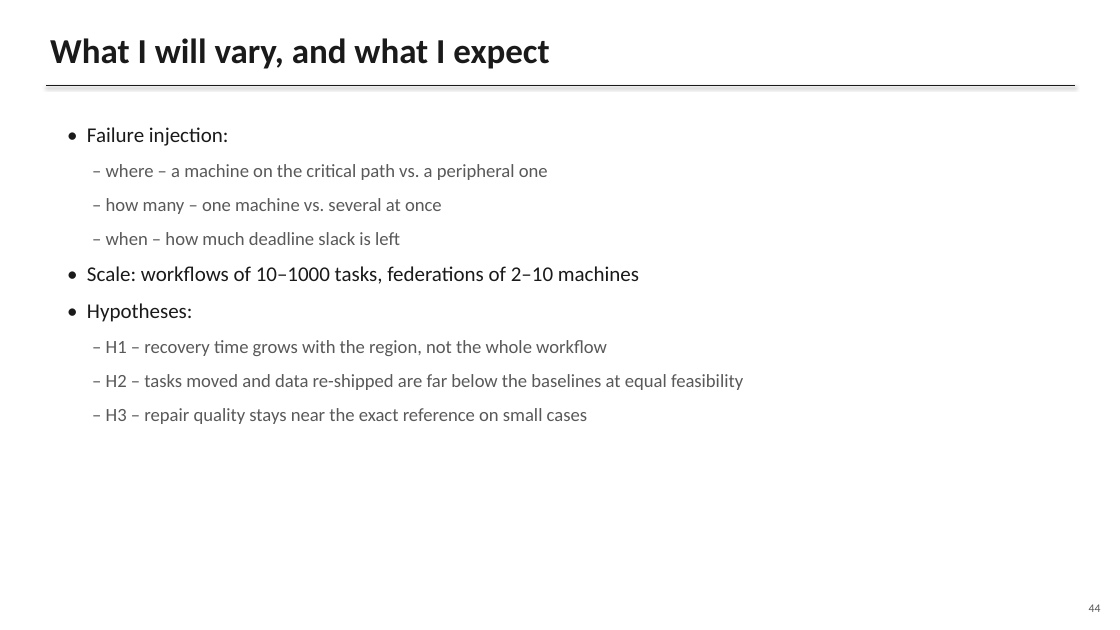
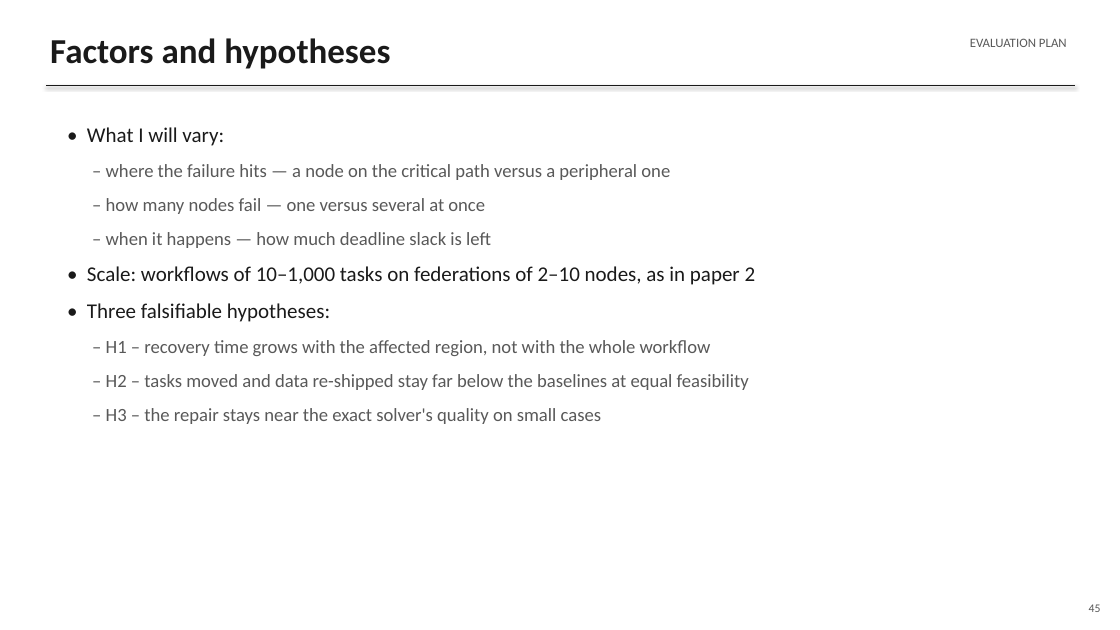
Before and after one commit to gayanigupta/data-aware-scheduling, a slide deck: slide 45 of slides/data-aware-scheduling.pptx (slide 44 before the commit). Drawn at 1120x630 pixels with LibreOffice and Linux fonts; fonts in the diff are those of the drawing. Boxes give left, top, right and bottom in pixels: in the first picture for what was removed or moved away, otherwise in the second. Text is boxed around its words. In the diff, an @@ line names an element or a change of style, - is before the commit and + after.

Commit message:
Restructure proposal deck to proposal-defense organization
- Numbered sections (1-7) with a running section tag on every
  slide so the structure is always visible
- New "Inputs and decisions" slide: a table stating which
  symbols are fixed inputs and which two are decided,
  mirroring the paper abstract
- Failure->repair flow diagram on the Paper 3 scenario slide
- Take-away lines on every experimental and key content slide
- Rewrote method-steps, hypotheses, risks, and conclusion
  slides into complete plain sentences

```diff
--- a/slides/data-aware-scheduling.pptx
+++ b/slides/data-aware-scheduling.pptx
@@ text at (50,38,390,69): text changed @@
-What I will vary, and what I expect
+Factors and hypotheses
@@ text added at (970,38,1067,47), 11 pt, text #595959 @@
+EVALUATION PLAN
@@ text at (87,127,756,424): text changed @@
-• Failure injection:
-– where – a machine on the critical path vs. a peripheral one
-– how many – one machine vs. several at once
-– when – how much deadline slack is left
-• Scale: workflows of 10–1000 tasks, federations of 2–10 machines
-• Hypotheses:
-– H1 – recovery time grows with the region, not the whole workflow
-– H2 – tasks moved and data re-shipped are far below the baselines at equal feasibility
-– H3 – repair quality stays near the exact reference on small cases
+• What I will vary:
+– where the failure hits — a node on the critical path versus a peripheral one
+– how many nodes fail — one versus several at once
+– when it happens — how much deadline slack is left
+• Scale: workflows of 10–1,000 tasks on federations of 2–10 nodes, as in paper 2
+• Three falsifiable hypotheses:
+– H1 – recovery time grows with the affected region, not with the whole workflow
+– H2 – tasks moved and data re-shipped stay far below the baselines at equal feasibility
+– H3 – the repair stays near the exact solver's quality on small cases
@@ text at (1089,604,1101,612): text changed @@
-44
+45
```
Also in this commit, not shown: 45 other slides changed, 1 slide added, 1 other file.
